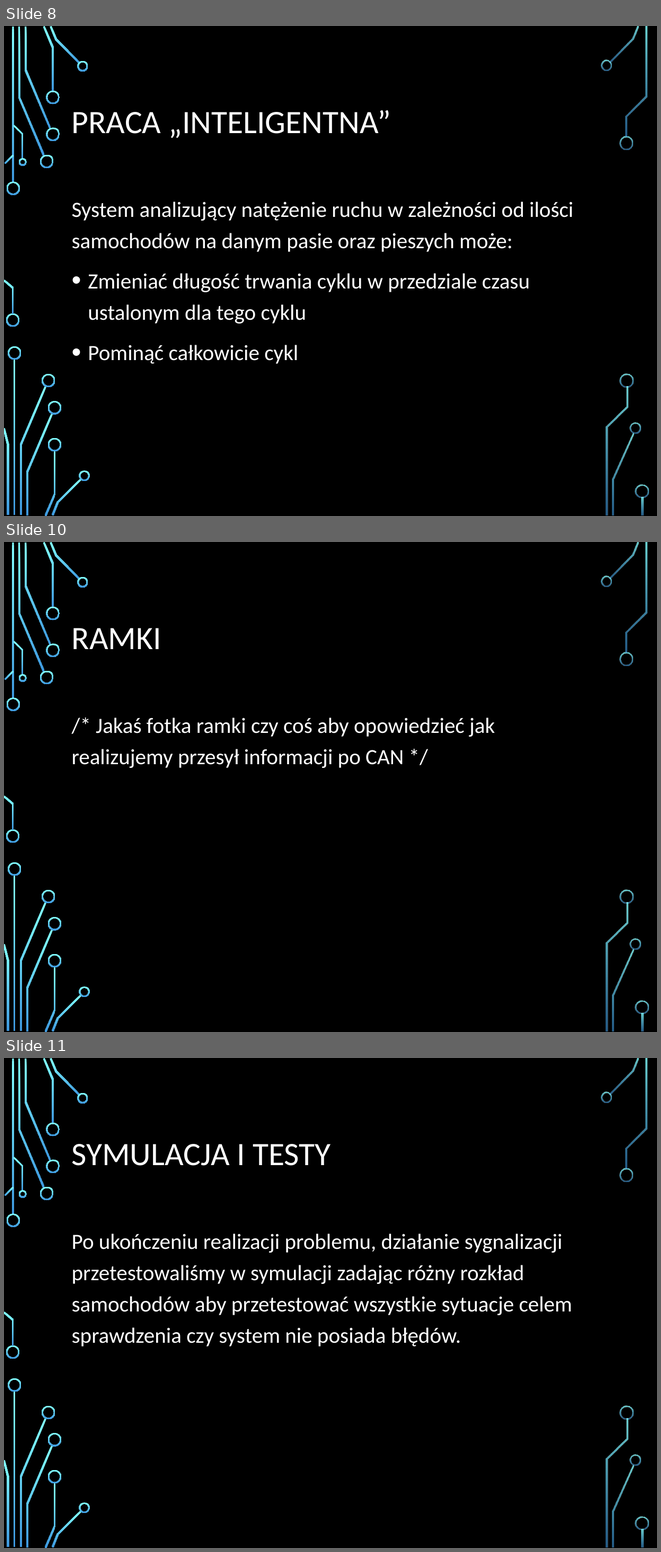
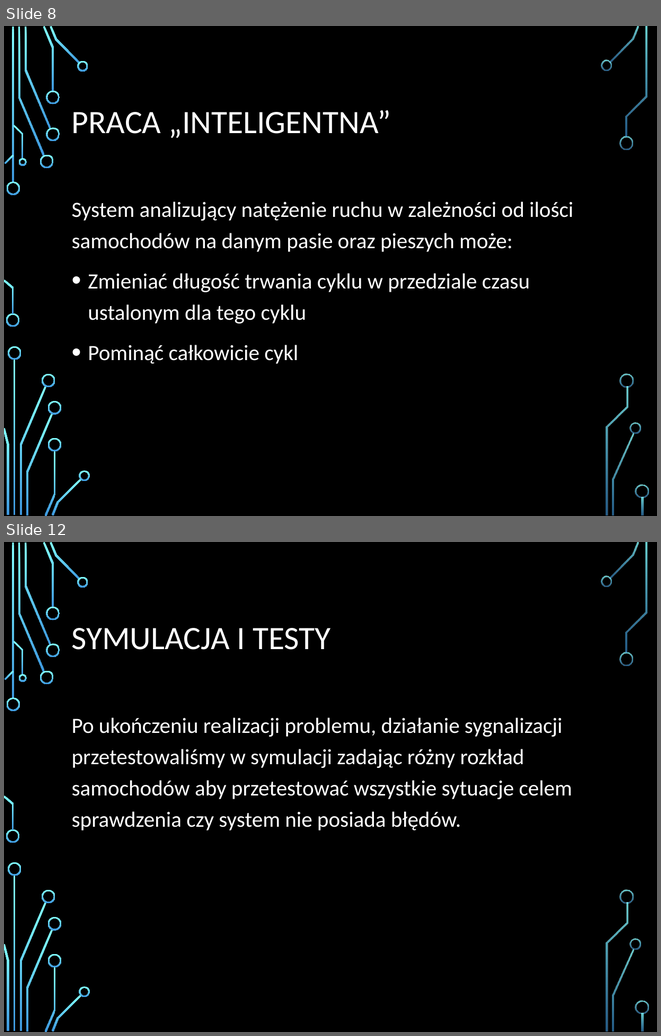
Before and after one commit to MooVx/AP_swiatla, a slide deck: Prezentacja/Prezentacja.pptx. Shown one above the other, each under a label of ours: slides 8, 10 and 11 before the commit, slides 8 and 12 after it; the slides between them are not shown. The pictures are 661x1552 and 661x1036 pixels, drawn with LibreOffice and Linux fonts; fonts in the diff are those of the drawing; background and template pictures are left out. Boxes give left, top, right and bottom in pixels: in the first picture for what was removed or moved away, otherwise in the second. Text is boxed around its words. In the diff, an @@ line names an element or a change of style, - is before the commit and + after.

```diff
--- a/Prezentacja/Prezentacja.pptx
+++ b/Prezentacja/Prezentacja.pptx
@@ slide 10 removed at [4,542,657,1032], background picture (left out); not listed: 36 template elements that a slide beside it also shows @@
@@ title removed at [72,628,161,649] @@
-RAMKI
@@ text removed at [72,717,495,768] @@
-/* Jakaś fotka ramki czy coś aby opowiedzieć jak realizujemy przesył informacji po CAN */
@@ what was slide 11 is now slide 12 @@
```
Also in this commit, not shown: 4 slides changed, 2 slides added.
